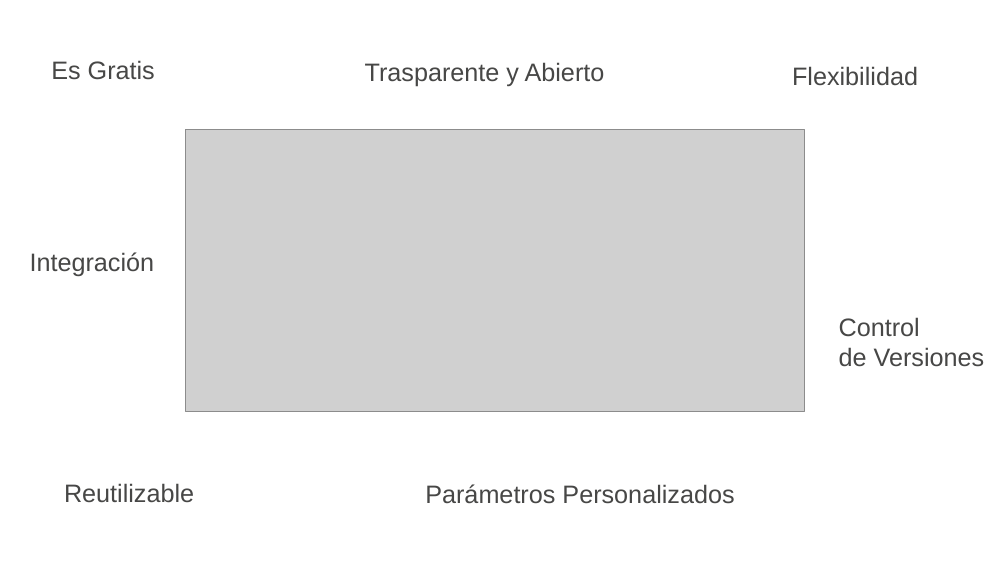
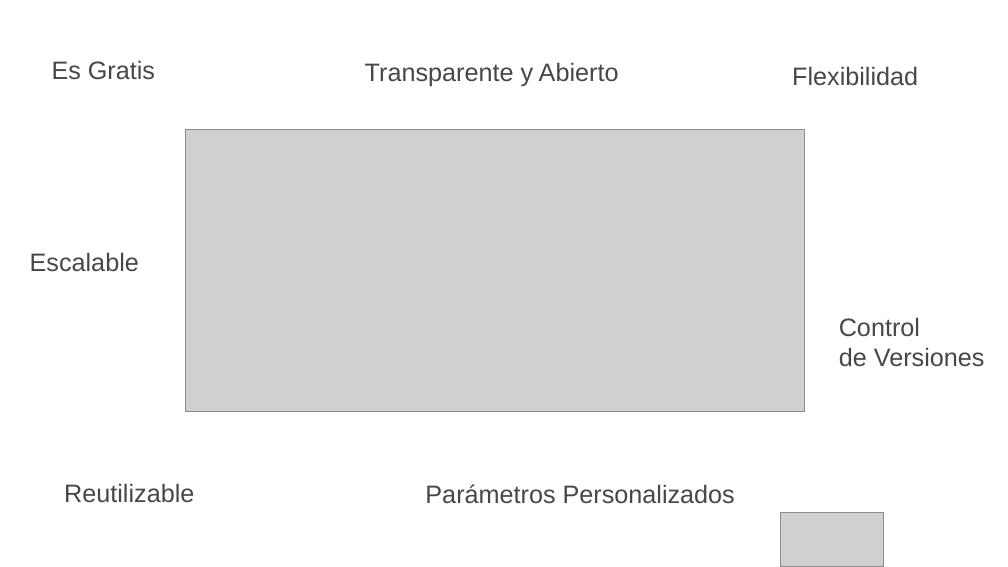
Before and after one commit to awsusergroupsantiago/demos, a slide deck: slide 6 of AWSUserGroup/22-06-2017/presentación/cloudformation.pptx (slide 7 before the commit). Drawn at 1008x567 pixels with LibreOffice and Linux fonts; fonts in the diff are those of the drawing; grey boxes stand for pictures; background and template pictures are left out. Boxes give left, top, right and bottom in pixels: in the first picture for what was removed or moved away, otherwise in the second. Text is boxed around its words. In the diff, an @@ line names an element or a change of style, - is before the commit and + after.

```diff
--- a/AWSUserGroup/22-06-2017/presentación/cloudformation.pptx
+++ b/AWSUserGroup/22-06-2017/presentación/cloudformation.pptx
@@ text at <box>365,62,619,87</box>: text changed @@
-Trasparente y Abierto
+Transparente y Abierto
@@ text at <box>30,252,139,272</box>: text changed @@
-Integración
+Escalable
@@ picture added at <box>781,512,884,566</box> @@
```
Also in this commit, not shown: 19 other slides changed, 4 slides added, 7 slides removed.
